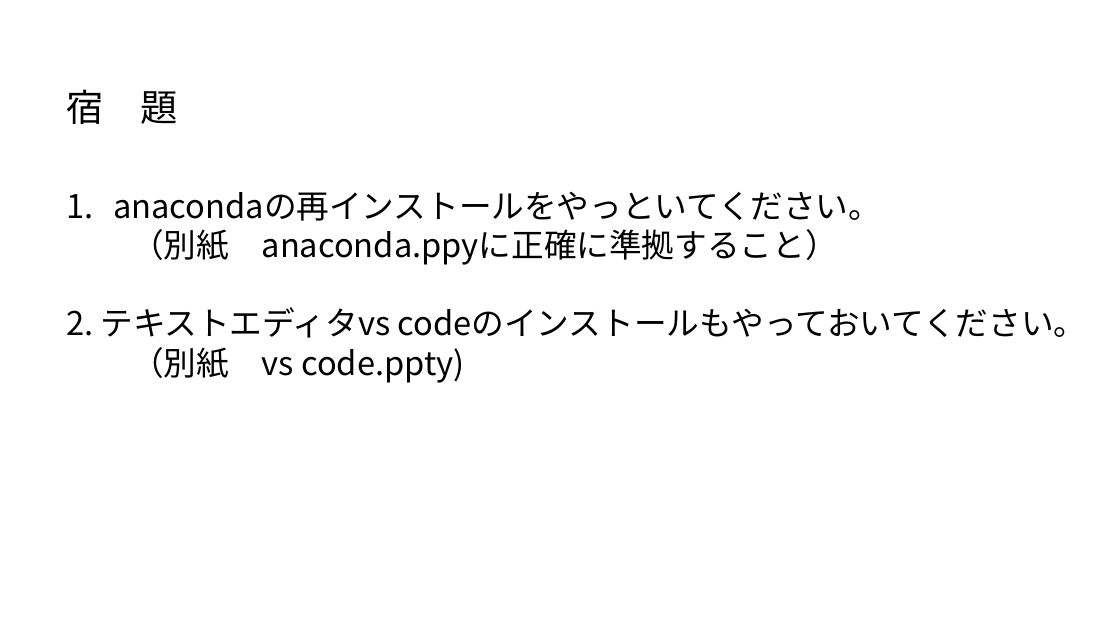
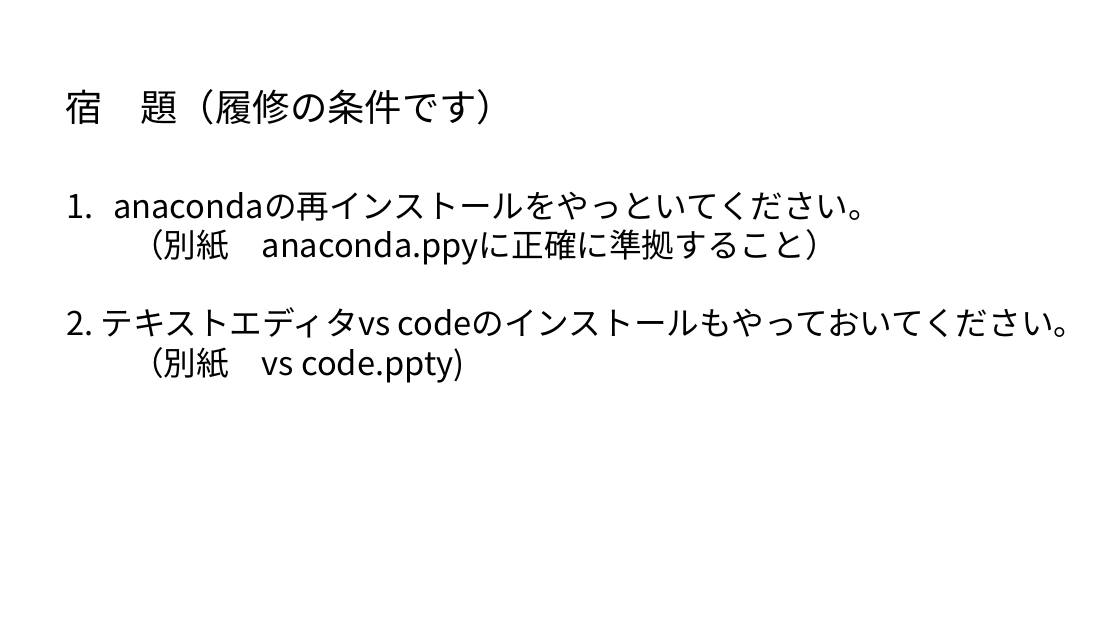
Before and after one commit to ueharaLab/NLP_1-introduction, a slide deck: slide 20 of NLP_1 introduction.pptx. Drawn at 1120x630 pixels with LibreOffice and Linux fonts; fonts in the diff are those of the drawing. Boxes give left, top, right and bottom in pixels: in the first picture for what was removed or moved away, otherwise in the second. Text is boxed around its words. In the diff, an @@ line names an element or a change of style, - is before the commit and + after.

Commit message:
410

```diff
--- a/NLP_1 introduction.pptx
+++ b/NLP_1 introduction.pptx
@@ text at (x1=66, y1=89, x2=514, y2=125): text changed @@
-宿 題
+宿 題（履修の条件です）
```
